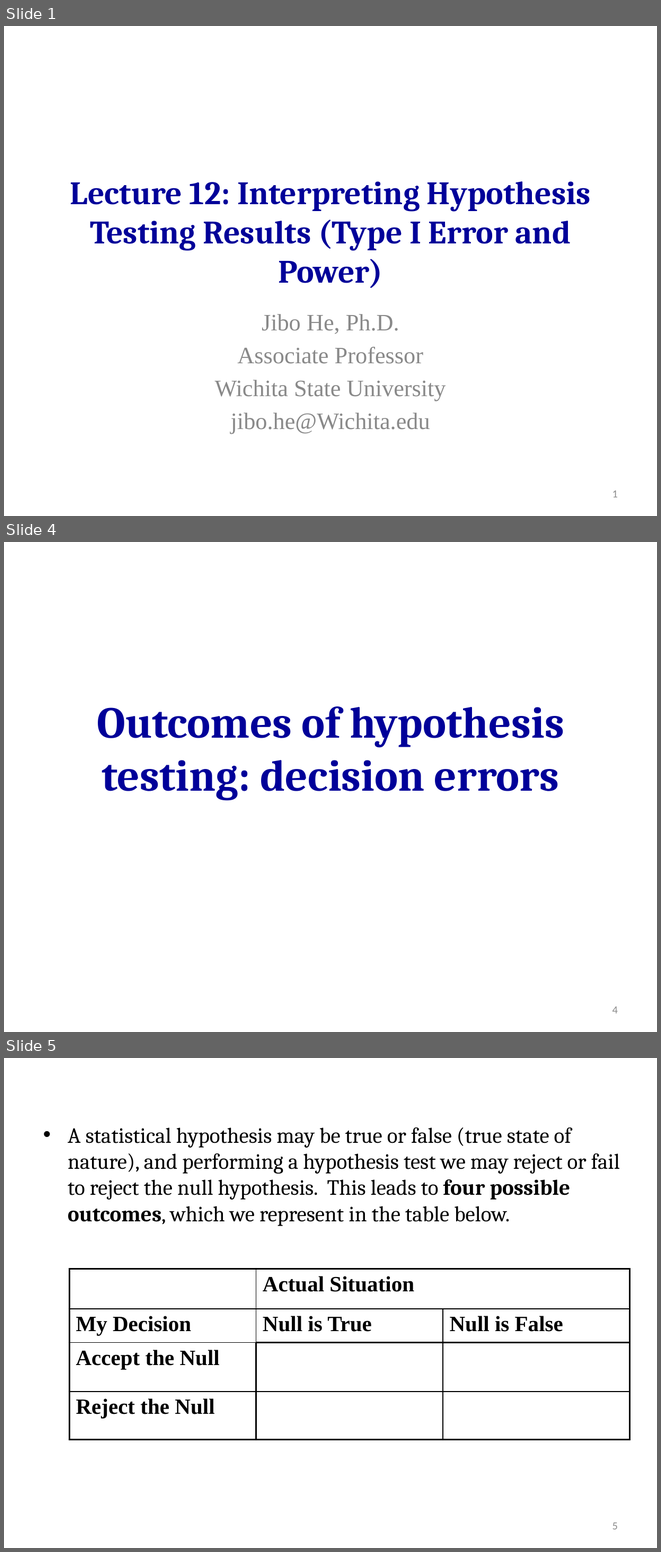
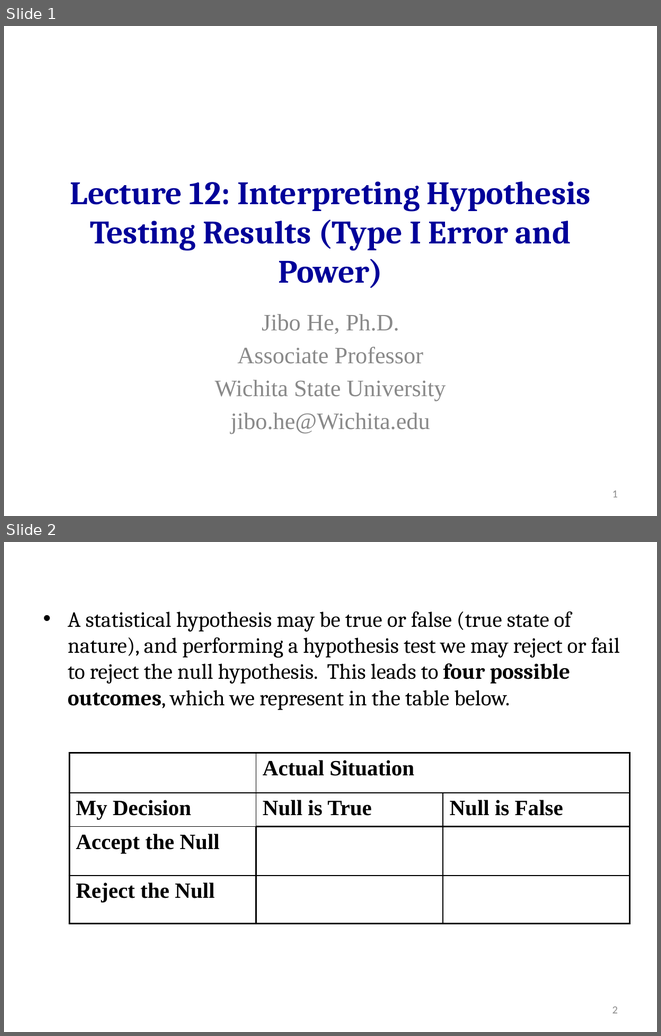
Before and after one commit to hejibo/Psychological-Statistics, a slide deck: Lecture 12_Decision errors - Interpreting Hypothesis Testing Results (Type I Error and Power)/Lecture 12_decision errors - Interpreting Hypothesis Testing Results (Type I Error and Power).pptx. Shown one above the other, each under a label of ours: slides 1, 4 and 5 before the commit, slides 1 and 2 after it; the slides between them are not shown. The pictures are 661x1552 and 661x1036 pixels, drawn with LibreOffice and Linux fonts; fonts in the diff are those of the drawing. Boxes give left, top, right and bottom in pixels: in the first picture for what was removed or moved away, otherwise in the second. Text is boxed around its words. In the diff, an @@ line names an element or a change of style, - is before the commit and + after.

```diff
--- a/Lecture 12_Decision errors - Interpreting Hypothesis Testing Results (Type I Error and Power)/Lecture 12_decision errors - Interpreting Hypothesis Testing Results (Type I Error and Power).pptx
+++ b/Lecture 12_Decision errors - Interpreting Hypothesis Testing Results (Type I Error and Power)/Lecture 12_decision errors - Interpreting Hypothesis Testing Results (Type I Error and Power).pptx
@@ slide 4 removed at (4,542,657,1032), background #FFFFFF @@
@@ title removed at (97,706,564,800) @@
-Outcomes of hypothesis testing: decision errors
@@ page number removed at (612,1006,618,1013) @@
-4
@@ what was slide 5 is now slide 2 @@
@@ page number at (612,1006,618,1013): text changed @@
-5
+2
```
Also in this commit, not shown: 1 slide changed, 2 other slides removed, 22 other files.
